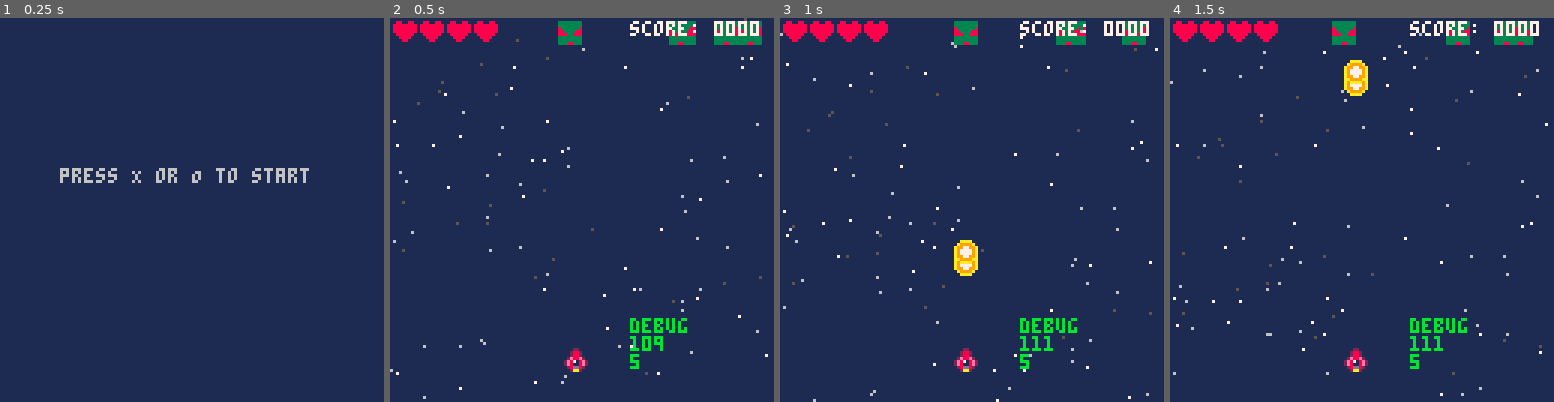
Above: before the commit, frames 1-4 (left to right).
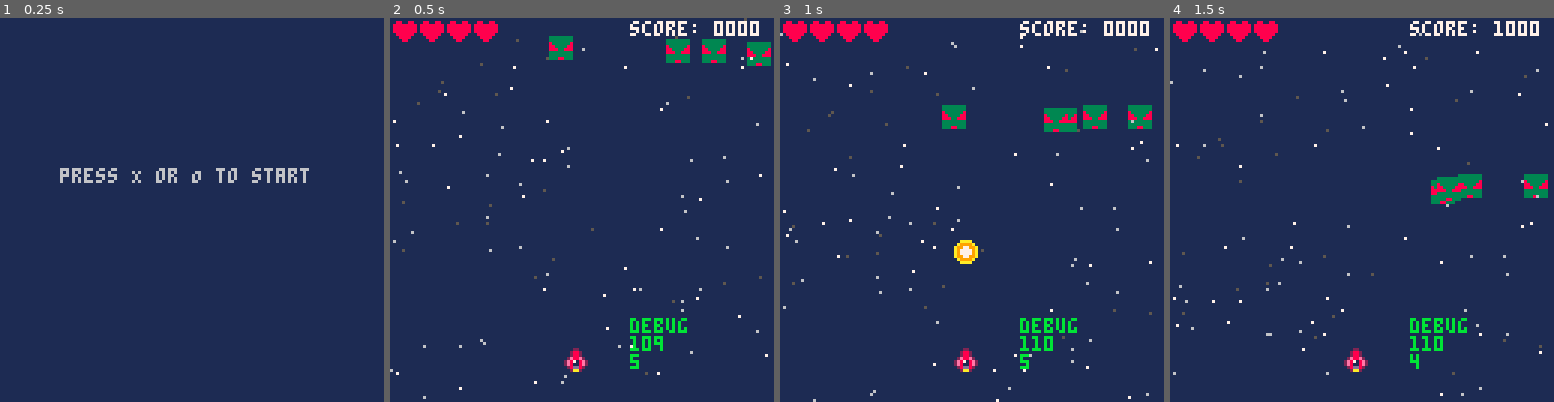
Above: after the commit, the same moments.

Repository: chihirotange/pico8
Game: PICO-8 cartridge shmup/main.p8
Two runs of this game, one before a commit and one after it. Both use one fixed random seed, a clock stepped at 60 frames per second and the inputs below.
Inputs:
- Up to frame 1 (0.25 s): no input
- Up to frame 2 (0.5 s): tap X (X key) at 0.33 s
- Up to frame 3 (1 s): tap O (Z key) at 0.7 s
- Up to frame 4 (1.5 s): tap X (X key) at 1.07 s

Frame 1 is identical in both runs. In frame 2, 2.3% of the frame differs, in the area x 41-100%, y 0-13%; in frame 3, 2.9%, in the area x 42-97%, y 0-86%; in frame 4, 2.9%.

Commit message:
implemented autoshoot

Diff:
--- a/shmup/enemy.lua
+++ b/shmup/enemy.lua
@@ -14,17 +14,10 @@
         if reuse_ready then
             return
         end
-        -- y += rnd() + 1
+        y += rnd() + 1
         x += (rnd() - 0.5) * 3
-        -- destroy enemy logics
-        -- if (col(_ENV, spaceship)) then
-        --     _ENV:destroy()
-        --     event_system:fire_event({
-        --         event_id = event_system.on_spaceship_collides_enemy
-        --     })
-        -- end
         if y > 120 then
-            _ENV:destroy()
+            _ENV:_reset(rnd(120), 0)
         end
     end,
     destroy = function(_ENV)
--- a/shmup/spaceship.lua
+++ b/shmup/spaceship.lua
@@ -5,6 +5,7 @@
             y = 110,
             draw_order = 50,
             raw_speed = 2,
+            bul_timer = 0,
             raw_spr = 2,
             invul = 0,
             -- muzzle_speed = 5,
@@ -30,8 +31,9 @@
                 if btn(3) then
                     y += raw_speed
                 end
+                bul_timer -= 1
 
-                if btn(4) then
+                if btn(4) and bul_timer <= 0 then
                     bullet:new(
                         {
                             is_abstract = false,
@@ -42,6 +44,7 @@
                     event_system:fire_event({
                         event_id = event_system.on_spaceship_shoot
                     })
+                    bul_timer = 3
                 end
 
                 invul -= 1
